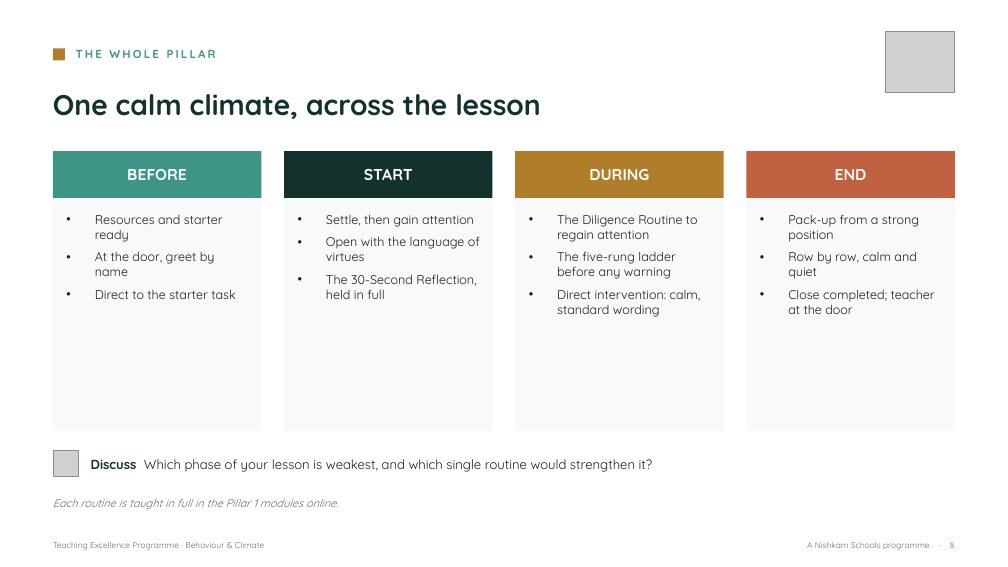
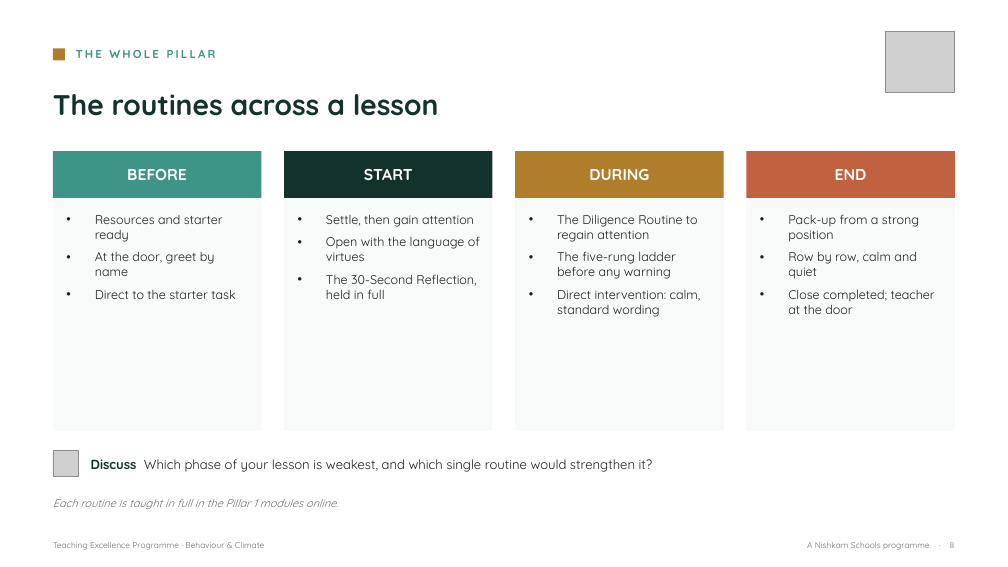
Before and after one commit to NSWLTandL/teachinglearninghub, a slide deck: slide 8 of Pillar1-Behaviour-and-Climate-facilitator-deck.pptx. Drawn at 1008x567 pixels with LibreOffice and Linux fonts; fonts in the diff are those of the drawing; grey boxes stand for pictures. Boxes give left, top, right and bottom in pixels: in the first picture for what was removed or moved away, otherwise in the second. Text is boxed around its words. In the diff, an @@ line names an element or a change of style, - is before the commit and + after.

```diff
--- a/Pillar1-Behaviour-and-Climate-facilitator-deck.pptx
+++ b/Pillar1-Behaviour-and-Climate-facilitator-deck.pptx
@@ text at bbox=[53, 94, 438, 116]: text changed @@
-One calm climate, across the lesson
+The routines across a lesson
```
Also in this commit, not shown: 5 other slides changed, 13 other files.
